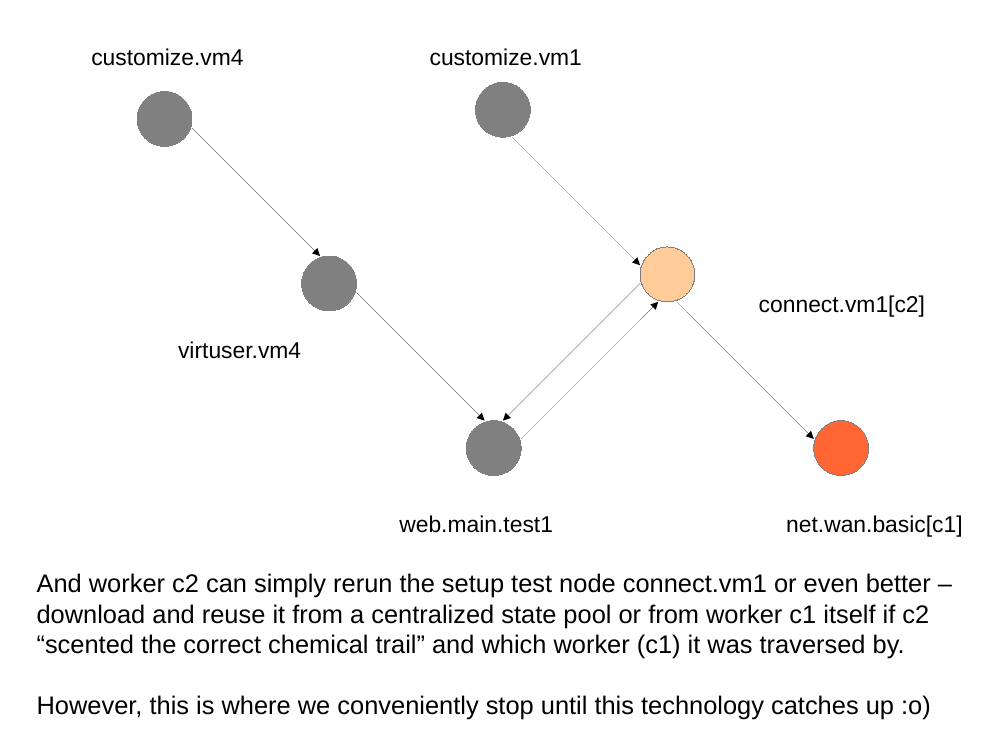
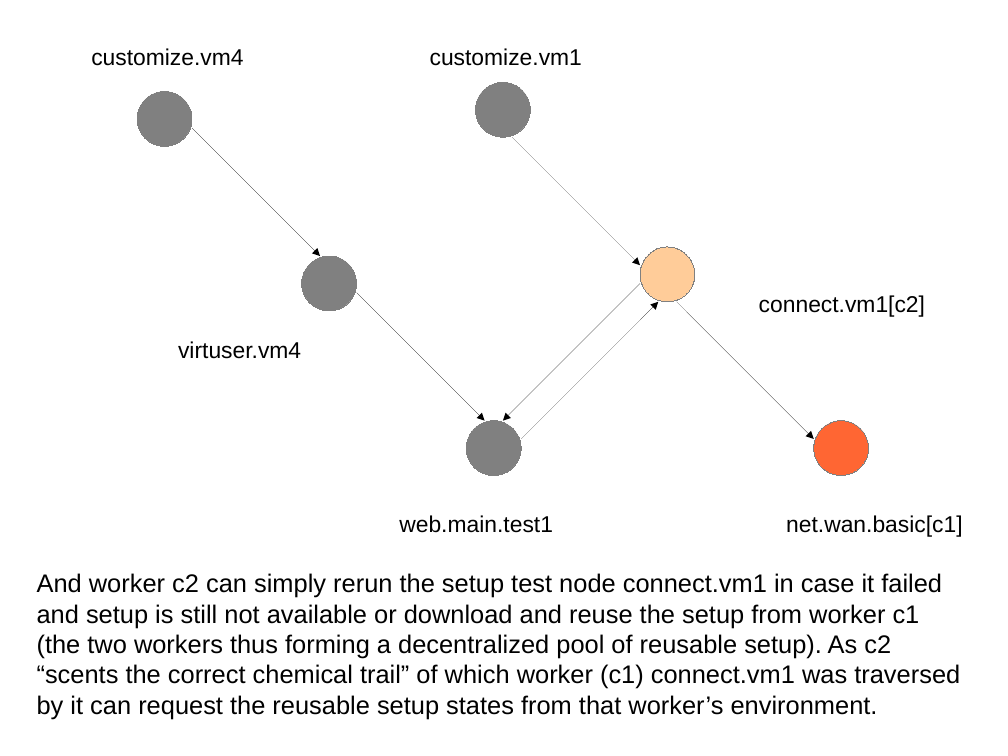
Before and after one commit to intra2net/avocado-i2n, a slide deck: slide 36 of doc/test_traversal_algorithm.odp. Drawn at 1008x756 pixels with LibreOffice and Linux fonts; fonts in the diff are those of the drawing. Boxes give left, top, right and bottom in pixels: in the first picture for what was removed or moved away, otherwise in the second. Text is boxed around its words. In the diff, an @@ line names an element or a change of style, - is before the commit and + after.

Commit message:
Update the parallel traversal presentation with external states slides
The external states functionality is not fully available and the
parallel traversal extension of the presentation from the first
half of this year can now be finished with a second part about
state reuse from the second half of this year.

```diff
--- a/doc/test_traversal_algorithm.odp
+++ b/doc/test_traversal_algorithm.odp
@@ subtitle at bbox=[37, 573, 960, 719]: text changed @@
-And worker c2 can simply rerun the setup test node connect.vm1 or even better – download and reuse it from a centralized state pool or from worker c1 itself if c2 “scented the correct chemical trail” and which worker (c1) it was traversed by.
-However, this is where we conveniently stop until this technology catches up :o)
+And worker c2 can simply rerun the setup test node connect.vm1 in case it failed and setup is still not available or download and reuse the setup from worker c1 (the two workers thus forming a decentralized pool of reusable setup). As c2 “scents the correct chemical trail” of which worker (c1) connect.vm1 was traversed by it can request the reusable setup states from that worker’s environment.
```
Also in this commit, not shown: 2 slides added, 1 other file.
